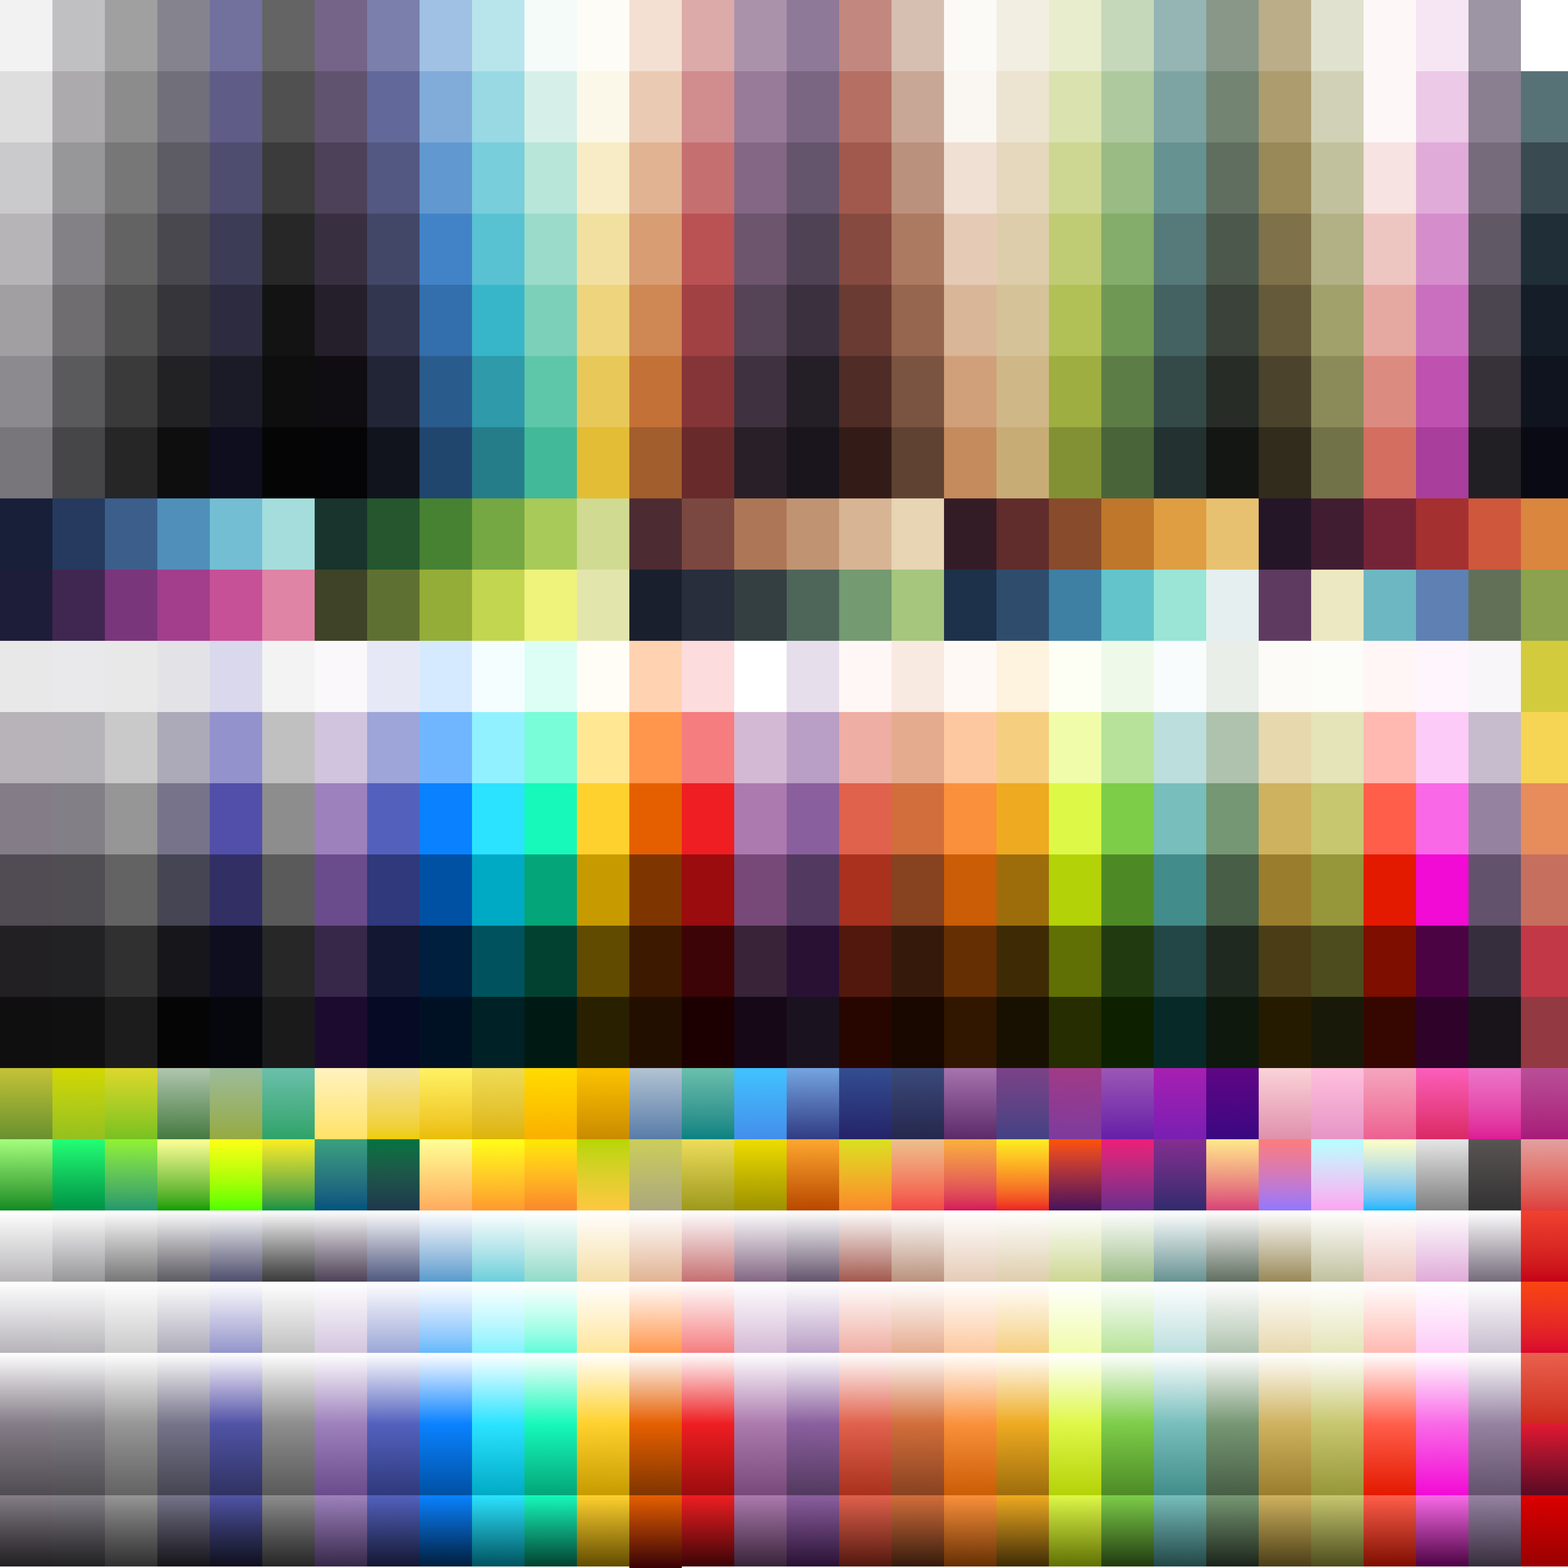
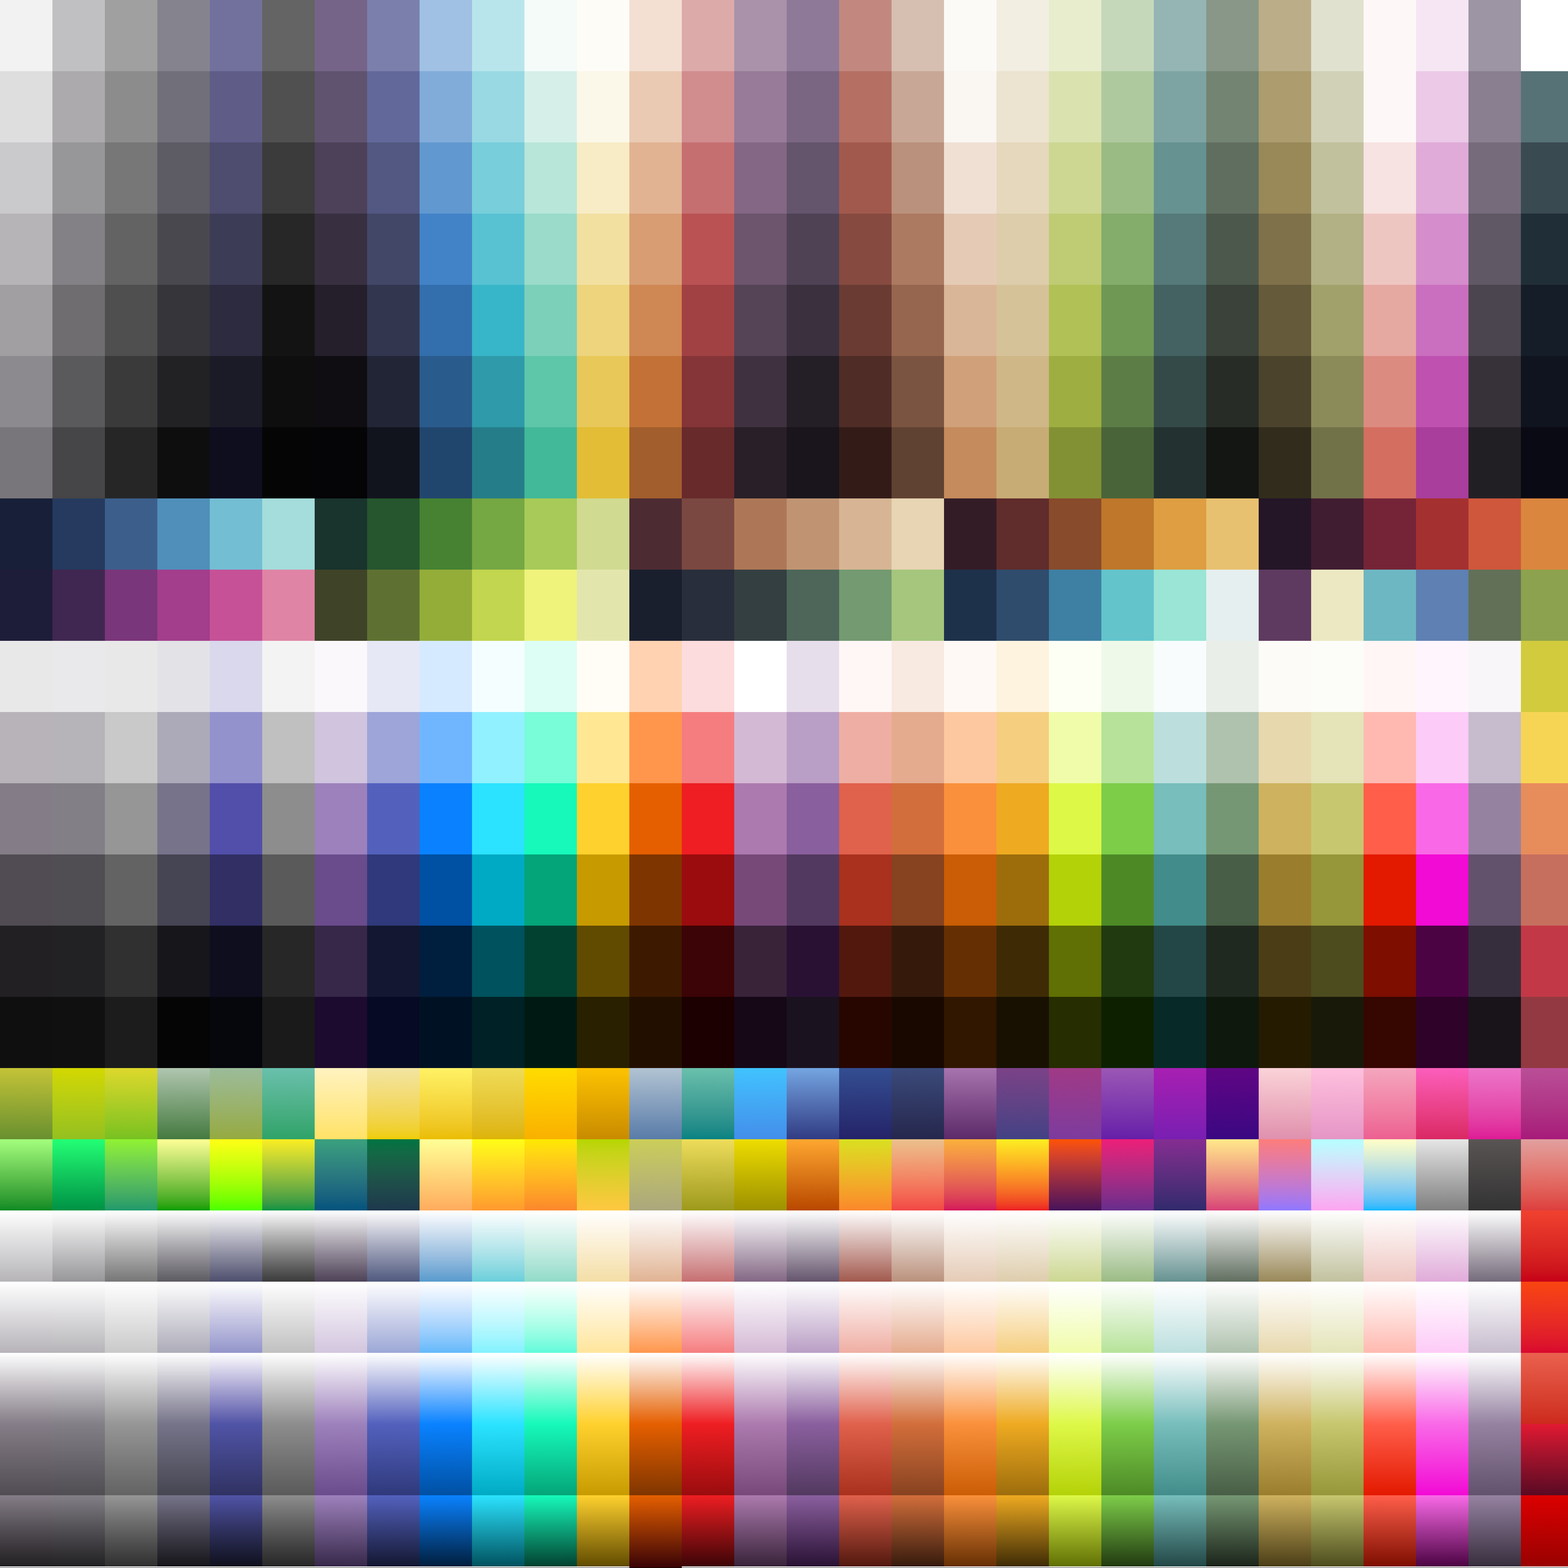
Layer changes from the first 1568 × 1568 image to the second:
painted on "Background" over [0, 1567, 1568, 1568]